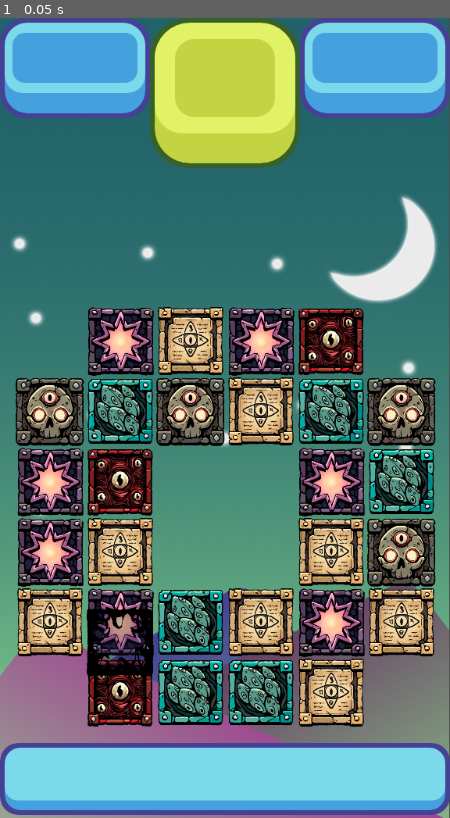
Above: before the commit, frame 1.
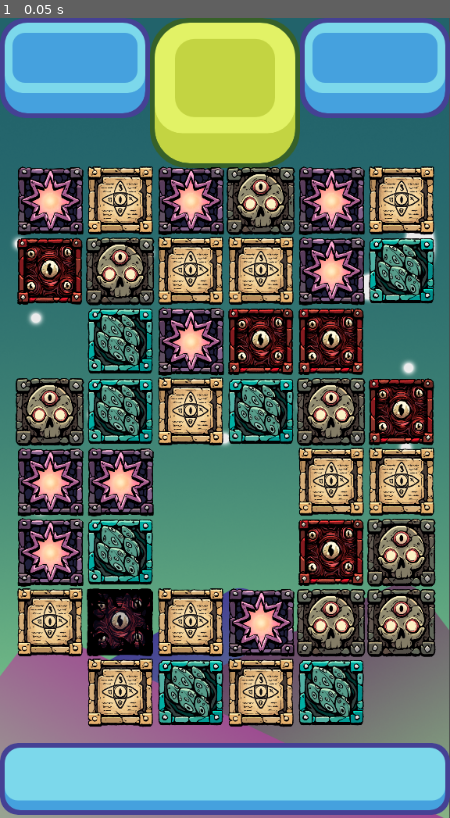
Above: after the commit, the same moment.

Repository: 4tramutola/match_3_lovecraft
Game: Godot game, scene res://scenes/game_window.tscn
Same seed, same stepped clock (60 frames per second), same inputs: the game is played once before the commit and once after it.
Inputs:
- Up to frame 1 (0.05 s): no input

The runs differ from the first frame. In frame 1, 36% of the frame differs, in the area x 3-97%, y 18-89%.

Commit message:
Debug + New rows

Diff:
--- a/scenes/game_window.tscn
+++ b/scenes/game_window.tscn
@@ -28,7 +28,7 @@
 [node name="grid" type="Node2D" parent="."]
 script = ExtResource("4_xqmpp")
 width = 6
-height = 6
+height = 8
 x_start = 64
 y_start = 864
 offset = 90
--- a/scenes/grid.gd
+++ b/scenes/grid.gd
@@ -112,7 +112,7 @@
 
 func is_in_grid(grid_position):
 	if grid_position.x >= 0 && grid_position.x < width:
-		if grid_position.y >= 0 && grid_position.y < width:
+		if grid_position.y >= 0 && grid_position.y < height:
 			return true;
 	return false;
 
@@ -235,10 +235,11 @@
 				var rand = floor(randi_range(0, possible_pieces.size() - 1));
 				var loops = 0;
 				var piece = possible_pieces[rand].instantiate();
-				while(match_at(i,j,piece.color) && loops < 100):
-					rand = floor(randi_range(0, possible_pieces.size() - 1));
-					loops += 1;
-					piece = possible_pieces[rand].instantiate();
+				# Remove # if want to block matches to cascade
+				#while(match_at(i,j,piece.color) && loops < 100):
+				#	rand = floor(randi_range(0, possible_pieces.size() - 1));
+				#	loops += 1;
+				#	piece = possible_pieces[rand].instantiate();
 				add_child(piece);
 				piece.set_position(grid_to_pixel(i, j - y_offset));
 				piece.move(grid_to_pixel(i,j));
--- a/scripts/dark_holder.gd
+++ b/scripts/dark_holder.gd
@@ -2,7 +2,7 @@
 
 var dark_pieces = []
 var width = 6
-var height = 6
+var height = 8
 var dark = preload("res://scenes/dark.tscn")
 
 # Called when the node enters the scene tree for the first time.
@@ -22,7 +22,7 @@
 		dark_pieces = make_2d_array()
 	var current = dark.instantiate()
 	add_child(current)
-	current.position = Vector2(board_position.x * 90 + 64, -board_position.y * 64 + 864)
+	current.position = Vector2(board_position.x * 64 + 90, -board_position.y * 90 + 864)
 	dark_pieces[board_position.x][board_position.y] = current
 
 func _on_grid_damage_dark(board_position):
